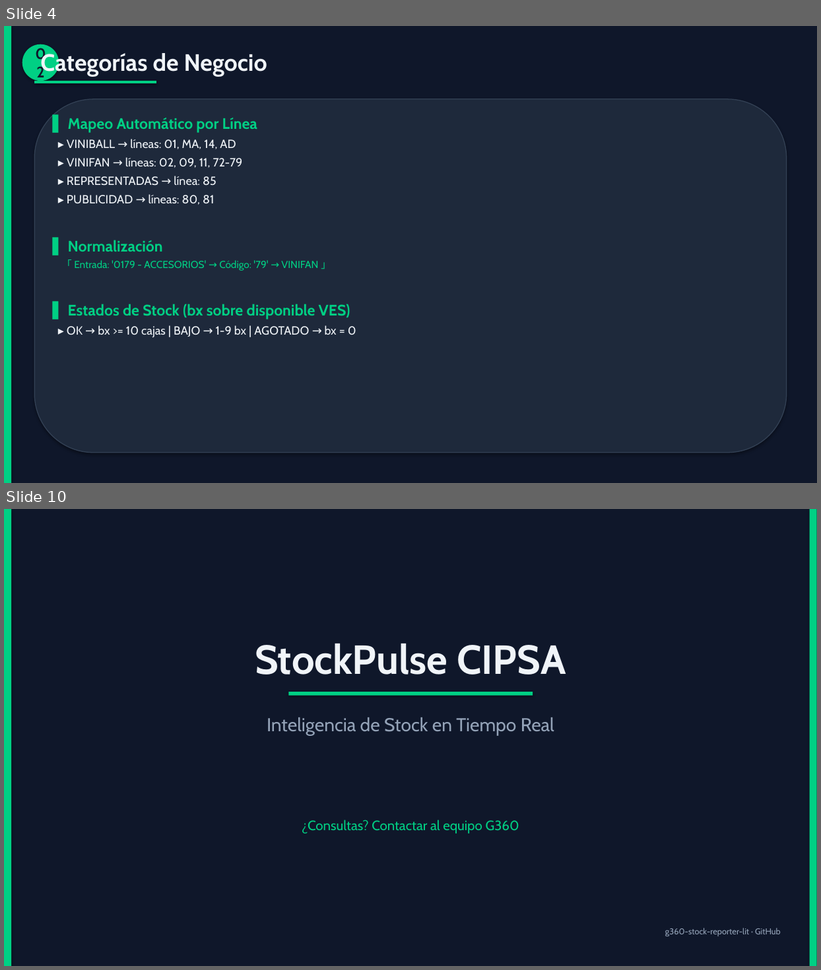
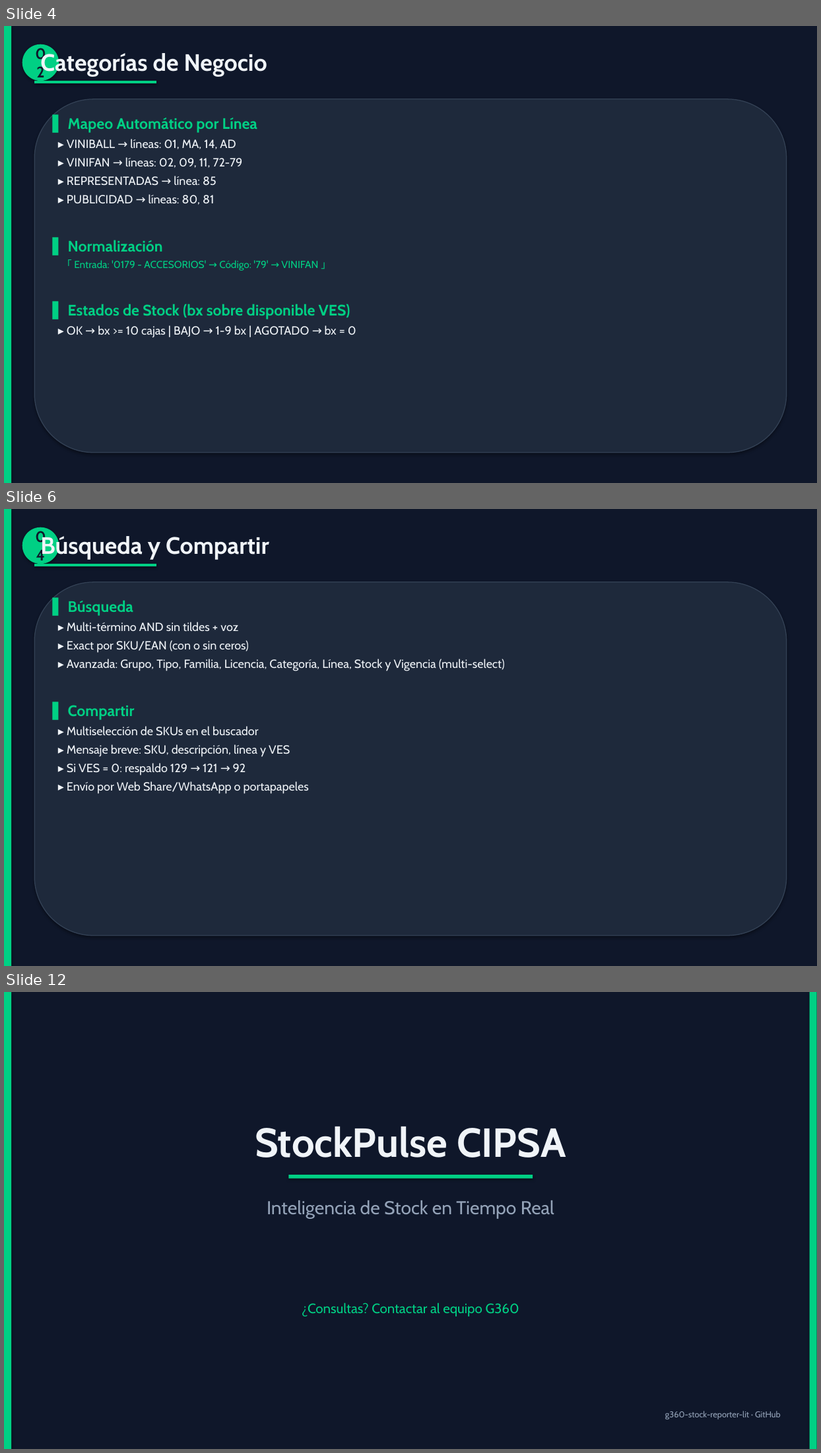
Before and after one commit to carloscus/g360-stock-reporter, a slide deck: scripts/StockPulse_Manual_Tecnico.pptx. Shown one above the other, each under a label of ours: slides 4 and 10 before the commit, slides 4, 6 and 12 after it; the slides between them are not shown. The pictures are 821x970 and 821x1453 pixels, drawn with LibreOffice and Linux fonts; fonts in the diff are those of the drawing. Boxes give left, top, right and bottom in pixels: in the first picture for what was removed or moved away, otherwise in the second. Text is boxed around its words. In the diff, an @@ line names an element or a change of style, - is before the commit and + after.

Commit message:
docs: actualizar manual tecnico (12 slides) al estado actual
- Estado y Alertas como modulos separados; arbol 3 niveles y worklist
- Busqueda avanzada multi-select y compartir SKU/VES con respaldo
- Jerarquia completa VES/129/40/121/92/122 y perfiles XLSX
- Acceso local simulado y CI/CD con tests (Node 22, Actions + artifact)

```diff
--- a/scripts/StockPulse_Manual_Tecnico.pptx
+++ b/scripts/StockPulse_Manual_Tecnico.pptx
@@ slide 6 added at (x1=4, y1=509, x2=817, y2=966), background #FFFFFF @@
@@ rectangle added at (x1=4, y1=509, x2=817, y2=966), fill #0F172A @@
@@ rectangle added at (x1=4, y1=509, x2=11, y2=966), fill #00D084 @@
@@ ellipse added at (x1=22, y1=527, x2=59, y2=564), fill #00D084, 18 pt, text #0F172A, bold @@
+04
@@ text added at (x1=40, y1=533, x2=269, y2=559), 28 pt, text #F0F4F8, bold @@
+Búsqueda y Compartir
@@ rectangle added at (x1=34, y1=564, x2=156, y2=566), fill #00D084 @@
@@ rounded rectangle added at (x1=34, y1=582, x2=787, y2=936), fill #1E293B, outline #334155 1 pt @@
@@ text added at (x1=67, y1=600, x2=505, y2=794), 14 pt, text #F0F4F8 @@
+▌ Búsqueda
+▸ Multi-término AND sin tildes + voz
+▸ Exact por SKU/EAN (con o sin ceros)
+▸ Avanzada: Grupo, Tipo, Familia, Licencia, Categoría, Línea, Stock y Vigencia (multi-select)
+▌ Compartir
+▸ Multiselección de SKUs en el buscador
+▸ Mensaje breve: SKU, descripción, línea y VES
+▸ Si VES = 0: respaldo 129 → 121 → 92
+▸ Envío por Web Share/WhatsApp o portapapeles
@@ what was slide 10 is now slide 12 @@
```
Also in this commit, not shown: 4 slides changed, 3 other slides added, 2 slides removed, 1 other file.
